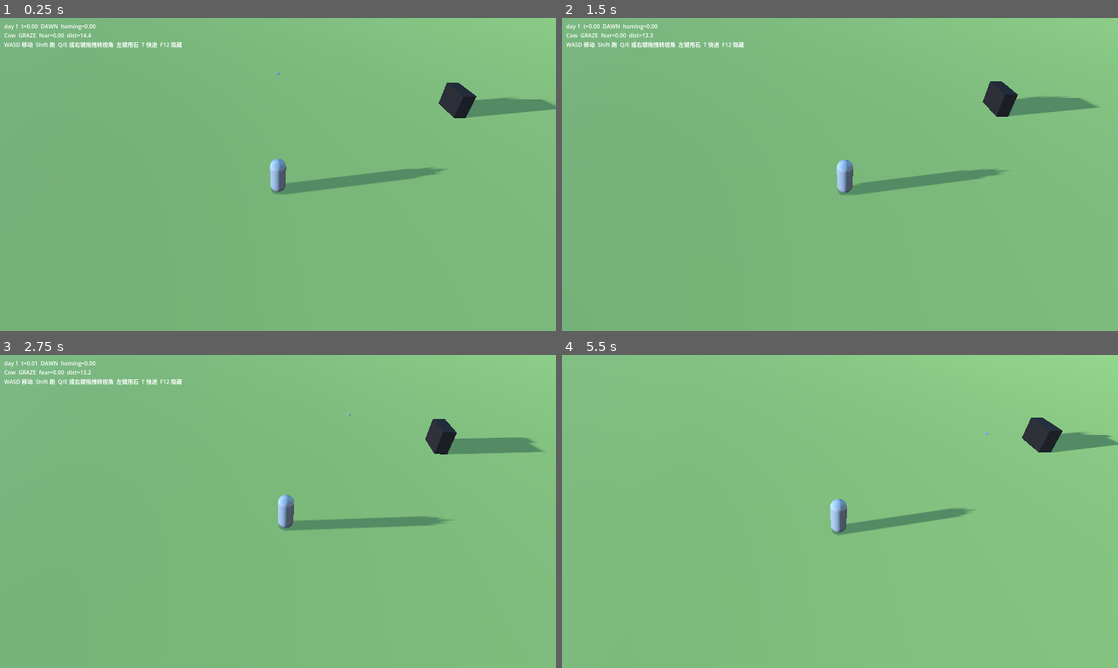
Above: before the commit, frames 1-4 (two rows, left to right).
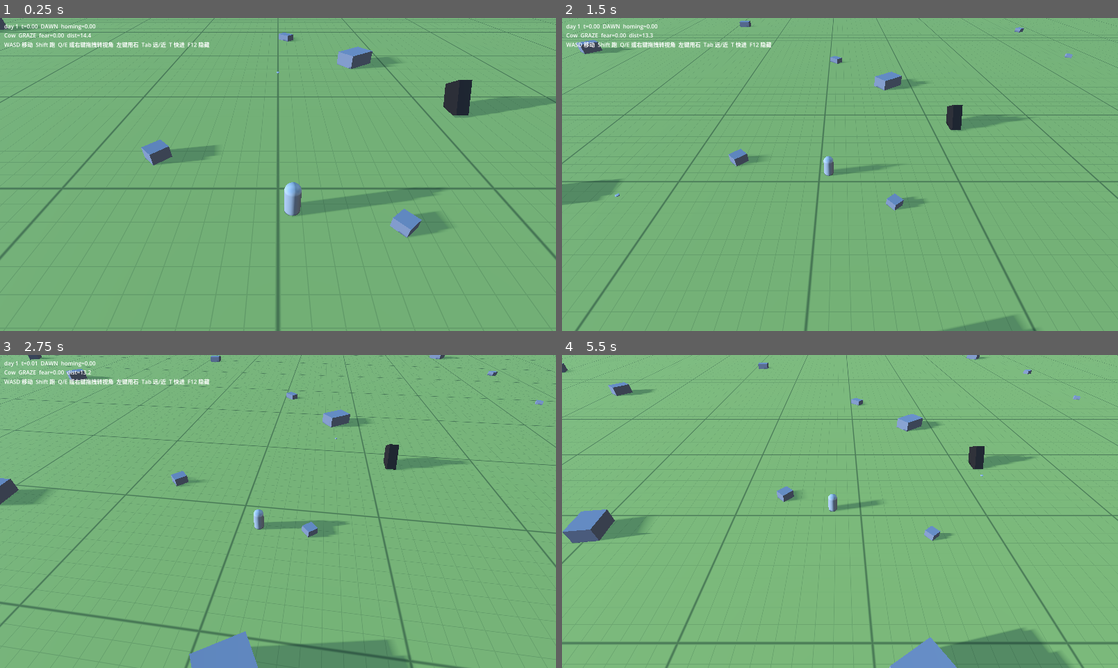
Above: after the commit, the same moments.

Repository: hui-chuan/Herding-Journey
Game: Godot game, scene res://scenes/m1_sandbox.tscn
Two runs of this game, one before a commit and one after it. Both use one fixed random seed, a clock stepped at 60 frames per second and the inputs below.
Inputs (mouse positions are in pixels of both pictures, inside the frame that each line leads up to):
- Up to frame 1 (0.25 s): no input
- Up to frame 2 (1.5 s): move the mouse to (962, 158) at 0.52 s; hold D (move_right) 0.53-1.28 s; tap Tab (camera_zoom_toggle, bound only after the commit) at 0.6 s; move the mouse to (728, 190) at 1.27 s; hold S (move_back) from 1.28 s (still down); right-click (728, 190) at 1.35 s
- Up to frame 3 (2.75 s): tap Tab (camera_zoom_toggle, bound only after the commit) at 1.55, 2.3 s; move the mouse to (333, 442) at 2.02 s; release S (move_back) at 2.03 s; hold D (move_right) from 2.03 s (still down); tap Q (camera_left) at 2.1 s
- Up to frame 4 (5.5 s): move the mouse to (812, 574) at 2.77 s; release D (move_right) at 2.78 s; hold W (move_forward) 2.78-3.53 s; tap E (camera_right) at 2.85 s; tap Tab (camera_zoom_toggle, bound only after the commit) at 3.05, 3.8, 4.55, 5.1 s; move the mouse to (1006, 558) at 3.52 s; hold Shift (run) 3.53-4.28 s; hold A (move_left) 3.53-5.03 s; tap T (debug_time_fast) at 4.15 s; move the mouse to (673, 464) at 4.27 s; click (673, 464) at 4.35 s; tap F1 (debug_toggle) at 4.9 s; move the mouse to (867, 511) at 5.02 s; hold S (move_back) from 5.03 s (still down)

The runs differ from the first frame. In frame 1, 9.9% of the frame differs, in the area x 0-100%, y 0-100%; in frame 2, 10%; in frame 3, 12%; in frame 4, 13%.

Commit message:
M1: grid ground, greybox props and pen, player nose, manual camera zoom toggle, fix gamepad button ids
Co-Authored-By: Claude Fable 5.1 <noreply@anthropic.com>

Diff:
--- a/project.godot
+++ b/project.godot
@@ -53,7 +53,7 @@
 run={
 "deadzone": 0.5,
 "events": [Object(InputEventKey,"resource_local_to_scene":false,"resource_name":"","device":-1,"window_id":0,"alt_press …(195 unchanged characters)…
-, Object(InputEventJoypadButton,"resource_local_to_scene":false,"resource_name":"","device":-1,"button_index":8,"pressure":0.0,"pressed":false,"script":null)
+, Object(InputEventJoypadButton,"resource_local_to_scene":false,"resource_name":"","device":-1,"button_index":9,"pressure":0.0,"pressed":false,"script":null)
 ]
 }
 camera_left={
@@ -76,7 +76,13 @@
 sling_throw={
 "deadzone": 0.5,
 "events": [Object(InputEventMouseButton,"resource_local_to_scene":false,"resource_name":"","device":-1,"window_id":0,"a …(252 unchanged characters)…
-, Object(InputEventJoypadButton,"resource_local_to_scene":false,"resource_name":"","device":-1,"button_index":5,"pressure":0.0,"pressed":false,"script":null)
+, Object(InputEventJoypadButton,"resource_local_to_scene":false,"resource_name":"","device":-1,"button_index":10,"pressure":0.0,"pressed":false,"script":null)
+]
+}
+camera_zoom_toggle={
+"deadzone": 0.5,
+"events": [Object(InputEventKey,"resource_local_to_scene":false,"resource_name":"","device":-1,"window_id":0,"alt_pressed":false,"shift_pressed":false,"ctrl_pressed":false,"meta_pressed":false,"pressed":false,"keycode":0,"physical_keycode":4194306,"key_label":0,"unicode":0,"location":0,"echo":false,"script":null)
+, Object(InputEventJoypadButton,"resource_local_to_scene":false,"resource_name":"","device":-1,"button_index":8,"pressure":0.0,"pressed":false,"script":null)
 ]
 }
 debug_toggle={
@@ -103,7 +109,3 @@
 [physics]
 
 3d/physics_engine="Jolt Physics"
-
-[rendering]
-
-renderer/rendering_method="forward_plus"
--- a/scenes/m1_sandbox.tscn
+++ b/scenes/m1_sandbox.tscn
@@ -1,11 +1,27 @@
-[gd_scene load_steps=16 format=3 uid="uid://m1sandbox0001"]
+[gd_scene format=3 uid="uid://bgknu6jxafeqq"]
 
-[ext_resource type="Script" path="res://scripts/player/player.gd" id="1_player"]
-[ext_resource type="Script" path="res://scripts/player/camera_rig.gd" id="2_camera"]
-[ext_resource type="Script" path="res://scripts/player/sling.gd" id="3_sling"]
-[ext_resource type="Script" path="res://scripts/herd/cow.gd" id="4_cow"]
-[ext_resource type="Script" path="res://scripts/world/day_light.gd" id="5_light"]
-[ext_resource type="Script" path="res://scripts/debug/debug_overlay.gd" id="6_debug"]
+[ext_resource type="Script" uid="uid://tp08avgu5kdh" path="res://scripts/player/player.gd" id="1_player"]
+[ext_resource type="Script" uid="uid://u56uvd1s1yvn" path="res://scripts/player/camera_rig.gd" id="2_camera"]
+[ext_resource type="Script" uid="uid://tj3takx56i82" path="res://scripts/player/sling.gd" id="3_sling"]
+[ext_resource type="Script" uid="uid://dx1jkn2v3h1nh" path="res://scripts/herd/cow.gd" id="4_cow"]
+[ext_resource type="Script" uid="uid://pki3yyyajqns" path="res://scripts/world/day_light.gd" id="5_light"]
+[ext_resource type="Script" uid="uid://1xfojdygo6jy" path="res://scripts/debug/debug_overlay.gd" id="6_debug"]
+[ext_resource type="Script" path="res://scripts/world/greybox_props.gd" id="7_props"]
+[ext_resource type="Shader" path="res://shaders/grid_ground.gdshader" id="8_grid"]
+
+[sub_resource type="ProceduralSkyMaterial" id="sky_mat"]
+sky_top_color = Color(0.35, 0.55, 0.9, 1)
+sky_horizon_color = Color(0.75, 0.82, 0.9, 1)
+ground_horizon_color = Color(0.6, 0.6, 0.5, 1)
+
+[sub_resource type="Sky" id="sky"]
+sky_material = SubResource("sky_mat")
+
+[sub_resource type="Environment" id="env"]
+background_mode = 2
+sky = SubResource("sky")
+ambient_light_source = 3
+tonemap_mode = 2
 
 [sub_resource type="BoxShape3D" id="ground_shape"]
 size = Vector3(400, 1, 400)
@@ -13,8 +29,14 @@
 [sub_resource type="PlaneMesh" id="ground_mesh"]
 size = Vector2(400, 400)
 
-[sub_resource type="StandardMaterial3D" id="ground_mat"]
-albedo_color = Color(0.55, 0.6, 0.3, 1)
+[sub_resource type="ShaderMaterial" id="ground_mat"]
+shader = ExtResource("8_grid")
+
+[sub_resource type="BoxMesh" id="nose_mesh"]
+size = Vector3(0.2, 0.2, 0.4)
+
+[sub_resource type="StandardMaterial3D" id="nose_mat"]
+albedo_color = Color(0.9, 0.3, 0.2, 1)
 
 [sub_resource type="CapsuleShape3D" id="player_shape"]
 radius = 0.35
@@ -33,95 +55,83 @@
 [sub_resource type="StandardMaterial3D" id="cow_mat"]
 albedo_color = Color(0.15, 0.12, 0.1, 1)
 
-[sub_resource type="ProceduralSkyMaterial" id="sky_mat"]
-sky_top_color = Color(0.35, 0.55, 0.9, 1)
-sky_horizon_color = Color(0.75, 0.82, 0.9, 1)
-ground_horizon_color = Color(0.6, 0.6, 0.5, 1)
+[node name="M1Sandbox" type="Node3D" unique_id=196823061]
 
-[sub_resource type="Sky" id="sky"]
-sky_material = SubResource("sky_mat")
-
-[sub_resource type="Environment" id="env"]
-background_mode = 2
-sky = SubResource("sky")
-ambient_light_source = 3
-tonemap_mode = 2
-
-[node name="M1Sandbox" type="Node3D"]
-
-[node name="WorldEnvironment" type="WorldEnvironment" parent="."]
+[node name="WorldEnvironment" type="WorldEnvironment" parent="." unique_id=1906498383]
 environment = SubResource("env")
 
-[node name="Sun" type="DirectionalLight3D" parent="."]
+[node name="Sun" type="DirectionalLight3D" parent="." unique_id=443336848]
 transform = Transform3D(1, 0, 0, 0, 0.707, 0.707, 0, -0.707, 0.707, 0, 20, 0)
 shadow_enabled = true
 script = ExtResource("5_light")
 
-[node name="Ground" type="StaticBody3D" parent="."]
-collision_layer = 1
+[node name="Ground" type="StaticBody3D" parent="." unique_id=1672022813]
 
-[node name="CollisionShape3D" type="CollisionShape3D" parent="Ground"]
+[node name="CollisionShape3D" type="CollisionShape3D" parent="Ground" unique_id=2135500818]
 transform = Transform3D(1, 0, 0, 0, 1, 0, 0, 0, 1, 0, -0.5, 0)
 shape = SubResource("ground_shape")
 
-[node name="MeshInstance3D" type="MeshInstance3D" parent="Ground"]
+[node name="MeshInstance3D" type="MeshInstance3D" parent="Ground" unique_id=603926182]
 mesh = SubResource("ground_mesh")
 surface_material_override/0 = SubResource("ground_mat")
 
-[node name="Player" type="CharacterBody3D" parent="." groups=["player"]]
+[node name="Props" type="Node3D" parent="."]
+script = ExtResource("7_props")
+
+[node name="Player" type="CharacterBody3D" parent="." unique_id=1164104346 groups=["player"]]
 transform = Transform3D(1, 0, 0, 0, 1, 0, 0, 0, 1, 0, 1, 0)
 collision_layer = 2
-collision_mask = 1
 script = ExtResource("1_player")
 
-[node name="CollisionShape3D" type="CollisionShape3D" parent="Player"]
+[node name="CollisionShape3D" type="CollisionShape3D" parent="Player" unique_id=1120176912]
 shape = SubResource("player_shape")
 
-[node name="MeshInstance3D" type="MeshInstance3D" parent="Player"]
+[node name="MeshInstance3D" type="MeshInstance3D" parent="Player" unique_id=1187457747]
+transform = Transform3D(1, 0, 0, 0, 1, 0, 0, 0, 1, 0.60012054, -0.24604821, 1.3274316)
 mesh = SubResource("player_mesh")
 
-[node name="Sling" type="Node3D" parent="Player"]
+[node name="Sling" type="Node3D" parent="Player" unique_id=287651537]
 script = ExtResource("3_sling")
 
-[node name="AimMarker" type="MeshInstance3D" parent="Player/Sling"]
+[node name="AimMarker" type="MeshInstance3D" parent="Player/Sling" unique_id=1495488408]
+transform = Transform3D(0.4, 0, 0, 0, 0.05, 0, 0, 0, 0.4, 0, 0, 0)
 top_level = true
 mesh = SubResource("player_mesh")
-transform = Transform3D(0.4, 0, 0, 0, 0.05, 0, 0, 0, 0.4, 0, 0, 0)
 
-[node name="Stone" type="MeshInstance3D" parent="Player/Sling"]
+[node name="Stone" type="MeshInstance3D" parent="Player/Sling" unique_id=28545970]
+transform = Transform3D(0.15, 0, 0, 0, 0.15, 0, 0, 0, 0.15, 0, 0, 0)
 top_level = true
 visible = false
 mesh = SubResource("player_mesh")
-transform = Transform3D(0.15, 0, 0, 0, 0.15, 0, 0, 0, 0.15, 0, 0, 0)
 
-[node name="CameraRig" type="Node3D" parent="."]
+[node name="CameraRig" type="Node3D" parent="." unique_id=761945846]
 script = ExtResource("2_camera")
 target_path = NodePath("../Player")
 
-[node name="Pitch" type="Node3D" parent="CameraRig"]
+[node name="Pitch" type="Node3D" parent="CameraRig" unique_id=1949623919]
 transform = Transform3D(1, 0, 0, 0, 0.766, 0.643, 0, -0.643, 0.766, 0, 0, 0)
 
-[node name="Camera3D" type="Camera3D" parent="CameraRig/Pitch"]
+[node name="Camera3D" type="Camera3D" parent="CameraRig/Pitch" unique_id=258698627]
 transform = Transform3D(1, 0, 0, 0, 1, 0, 0, 0, 1, 0, 0, 12)
 fov = 60.0
 
-[node name="Cow" type="CharacterBody3D" parent="."]
+[node name="Cow" type="CharacterBody3D" parent="." unique_id=948913456]
 transform = Transform3D(1, 0, 0, 0, 1, 0, 0, 0, 1, 12, 1, -8)
 collision_layer = 4
-collision_mask = 1
 script = ExtResource("4_cow")
 
-[node name="CollisionShape3D" type="CollisionShape3D" parent="Cow"]
+[node name="CollisionShape3D" type="CollisionShape3D" parent="Cow" unique_id=1855444185]
 shape = SubResource("cow_shape")
 
-[node name="MeshInstance3D" type="MeshInstance3D" parent="Cow"]
+[node name="MeshInstance3D" type="MeshInstance3D" parent="Cow" unique_id=1393234781]
+transform = Transform3D(1, 0, 0, 0, 0.51545644, -0.8569158, 0, 0.8569158, 0.51545644, 0, 0, 0)
 mesh = SubResource("cow_mesh")
 surface_material_override/0 = SubResource("cow_mat")
 
-[node name="DebugOverlay" type="CanvasLayer" parent="."]
+[node name="DebugOverlay" type="CanvasLayer" parent="." unique_id=1183399508]
 script = ExtResource("6_debug")
 
-[node name="Label" type="Label" parent="DebugOverlay"]
+[node name="Label" type="Label" parent="DebugOverlay" unique_id=1253102844]
 offset_left = 12.0
 offset_top = 12.0
 offset_right = 800.0
--- a/scripts/debug/debug_overlay.gd
+++ b/scripts/debug/debug_overlay.gd
@@ -15,5 +15,5 @@
 		var p: Node3D = get_tree().get_first_node_in_group("player")
 		var d: float = cow.global_position.distance_to(p.global_position) if p else 0.0
 		lines.append("%s  %s  fear=%.2f  dist=%.1f" % [cow.name, cow.state_name(), cow.fear, d])
-	lines.append("WASD 移动  Shift 跑  Q/E 或右键拖拽转视角  左键甩石  T 快进  F12 隐藏")
+	lines.append("WASD 移动  Shift 跑  Q/E 或右键拖拽转视角  左键甩石  Tab 远/近  T 快进  F12 隐藏")
 	_label.text = "\n".join(lines)
--- a/scripts/player/camera_rig.gd
+++ b/scripts/player/camera_rig.gd
@@ -1,20 +1,18 @@
 ## 第三人称固定俯角跟随相机（DECISIONS T10）。
-## 可转水平方向，不可调俯仰。静止 3 s 后缓慢拉远（BEHAVIOR §6.3）。
+## 可转水平方向，不可调俯仰。远/近两档手动切换（自动拉远暂缓，见 BEHAVIOR §6.3）。
 extends Node3D
 
 @export var target_path: NodePath
-@export var follow_speed: float = 5.0
 @export var yaw_speed_deg: float = 120.0
 @export var mouse_sensitivity: float = 0.25
 @export var near_distance: float = 12.0
 @export var far_distance: float = 28.0
-@export var idle_seconds_to_zoom_out: float = 3.0
 @export var zoom_speed: float = 0.6
 
 @onready var _target: Node3D = get_node(target_path)
 @onready var _camera: Camera3D = $Pitch/Camera3D
 
-var _idle_time: float = 0.0
+var _far: bool = false
 var _distance: float = 12.0
 
 func _ready() -> void:
@@ -29,15 +27,10 @@
 	var yaw_input := Input.get_axis("camera_left", "camera_right")
 	rotate_y(deg_to_rad(-yaw_input * yaw_speed_deg * delta))
 
-	global_position = global_position.lerp(_target.global_position, follow_speed * delta)
+	global_position = _target.global_position
 
-	var moving: bool = false
-	if _target is CharacterBody3D:
-		moving = (_target as CharacterBody3D).velocity.length_squared() > 0.05
-	if moving:
-		_idle_time = 0.0
-	else:
-		_idle_time += delta
-	var want := far_distance if _idle_time > idle_seconds_to_zoom_out else near_distance
+	if Input.is_action_just_pressed("camera_zoom_toggle"):
+		_far = not _far
+	var want := far_distance if _far else near_distance
 	_distance = lerpf(_distance, want, zoom_speed * delta)
 	_camera.position.z = _distance
--- /dev/null
+++ b/scripts/world/greybox_props.gd
@@ -0,0 +1,43 @@
+## 灰盒参照物：散落石块 + 一圈围栏。固定随机种子，每次打开位置一致。
+extends Node3D
+
+@export var rock_count: int = 60
+@export var scatter_radius: float = 120.0
+@export var pen_center := Vector3(-30, 0, 30)
+@export var pen_size: float = 20.0
+@export var seed: int = 7
+
+func _ready() -> void:
+	var rng := RandomNumberGenerator.new()
+	rng.seed = seed
+	var rock_mat := StandardMaterial3D.new()
+	rock_mat.albedo_color = Color(0.45, 0.45, 0.48)
+	for i in rock_count:
+		var a := rng.randf() * TAU
+		var r := sqrt(rng.randf()) * scatter_radius
+		var s := rng.randf_range(0.6, 2.5)
+		var box := BoxMesh.new()
+		box.size = Vector3(s * rng.randf_range(0.8, 1.6), s * 0.7, s)
+		_add_mesh(box, rock_mat, Vector3(cos(a) * r, box.size.y * 0.4, sin(a) * r), rng.randf() * TAU)
+
+	var post_mat := StandardMaterial3D.new()
+	post_mat.albedo_color = Color(0.5, 0.35, 0.2)
+	var post := BoxMesh.new()
+	post.size = Vector3(0.2, 1.2, 0.2)
+	var half := pen_size * 0.5
+	var step := 2.0
+	var n := int(pen_size / step)
+	for i in n + 1:
+		var t := -half + i * step
+		_add_mesh(post, post_mat, pen_center + Vector3(t, 0.6, -half), 0.0)
+		_add_mesh(post, post_mat, pen_center + Vector3(t, 0.6, half), 0.0)
+		_add_mesh(post, post_mat, pen_center + Vector3(-half, 0.6, t), 0.0)
+		_add_mesh(post, post_mat, pen_center + Vector3(half, 0.6, t), 0.0)
+
+func _add_mesh(mesh: Mesh, mat: Material, pos: Vector3, yaw: float) -> void:
+	var mi := MeshInstance3D.new()
+	mi.mesh = mesh
+	mi.material_override = mat
+	mi.position = pos
+	mi.rotation.y = yaw
+	add_child(mi)
--- /dev/null
+++ b/shaders/grid_ground.gdshader
@@ -0,0 +1,28 @@
+// 灰盒地面：10 m 大格 + 1 m 小格。大格与草场格（BEHAVIOR §4）同尺寸。
+shader_type spatial;
+
+uniform vec3 base_color : source_color = vec3(0.55, 0.6, 0.3);
+uniform vec3 line_color : source_color = vec3(0.35, 0.4, 0.2);
+uniform float major = 10.0;
+uniform float minor = 1.0;
+
+varying vec3 world_pos;
+
+void vertex() {
+	world_pos = (MODEL_MATRIX * vec4(VERTEX, 1.0)).xyz;
+}
+
+float grid(vec2 p, float size, float width) {
+	vec2 g = abs(fract(p / size - 0.5) - 0.5) * size;
+	float d = min(g.x, g.y);
+	return 1.0 - smoothstep(0.0, width, d);
+}
+
+void fragment() {
+	vec2 p = world_pos.xz;
+	float major_l = grid(p, major, 0.12);
+	float minor_l = grid(p, minor, 0.03) * 0.35;
+	float l = max(major_l, minor_l);
+	ALBEDO = mix(base_color, line_color, l);
+	ROUGHNESS = 1.0;
+}
Not shown, added: scripts/world/greybox_props.gd.uid
Not shown, added: shaders/grid_ground.gdshader.uid
Not shown, changed: README.md
